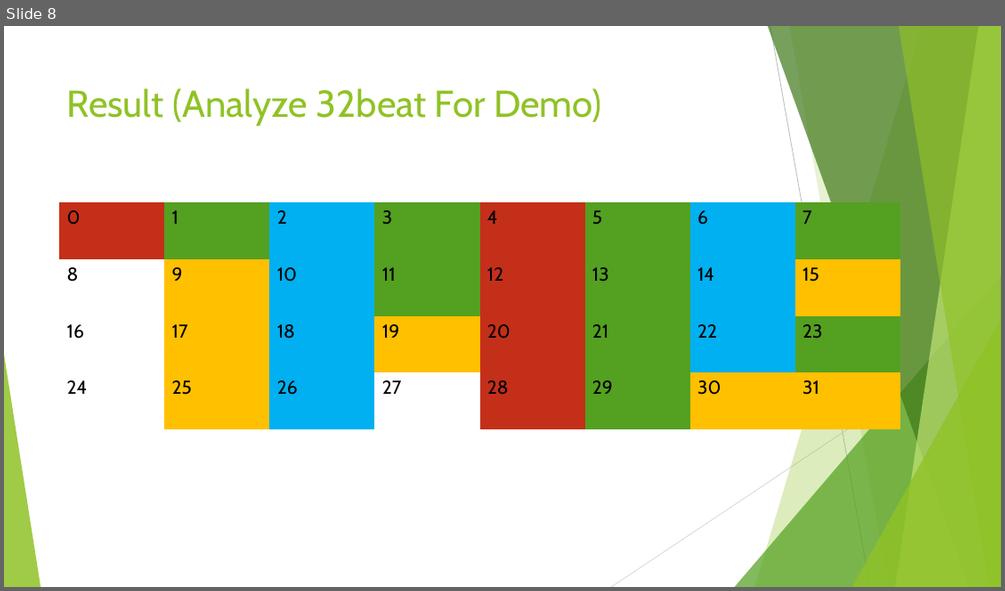
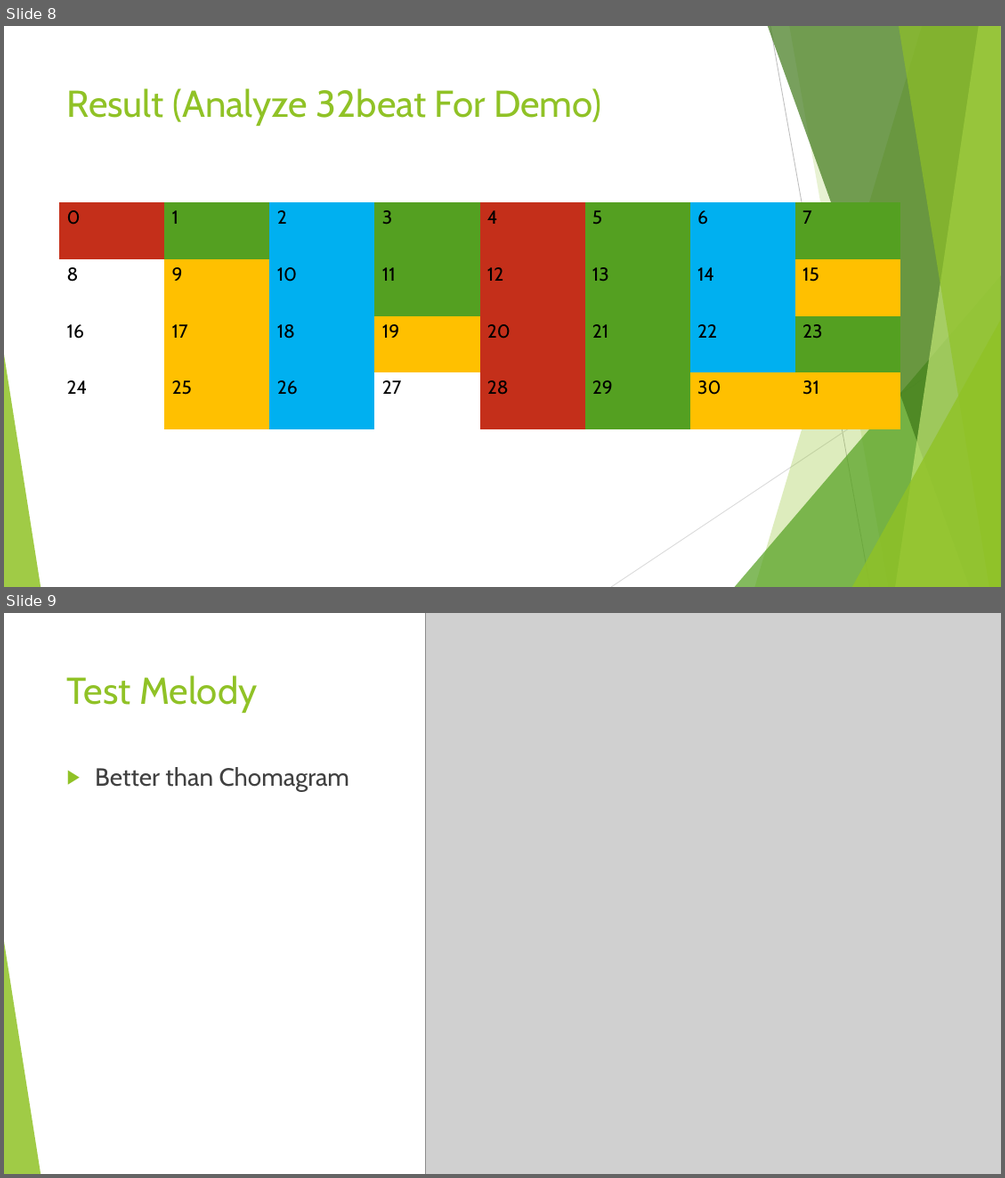
Before and after one commit to dottyjunkie/MIR-Project, a slide deck: MIR Fianl Presentation.pptx. Shown one above the other, each under a label of ours: slide 8 before the commit, slides 8 and 9 after it. The pictures are 1005x591 and 1005x1178 pixels, drawn with LibreOffice and Linux fonts; fonts in the diff are those of the drawing; grey boxes stand for pictures. Boxes give left, top, right and bottom in pixels: in the first picture for what was removed or moved away, otherwise in the second. Text is boxed around its words. In the diff, an @@ line names an element or a change of style, - is before the commit and + after.

```diff
--- a/MIR Fianl Presentation.pptx
+++ b/MIR Fianl Presentation.pptx
@@ slide 9 added at [4,613,1001,1174], background #FFFFFF; not listed: 10 template elements that a slide beside it also shows @@
@@ picture added at [426,613,1001,1174] @@
@@ title added at [67,675,257,713], 36 pt, text #90C226 @@
+Test Melody
@@ text added at [95,767,350,791], 24 pt, text #404040 @@
+▶ Better than Chomagram
```
Also in this commit, not shown: 1 slide changed, 1 other slide added, 5 other files.
